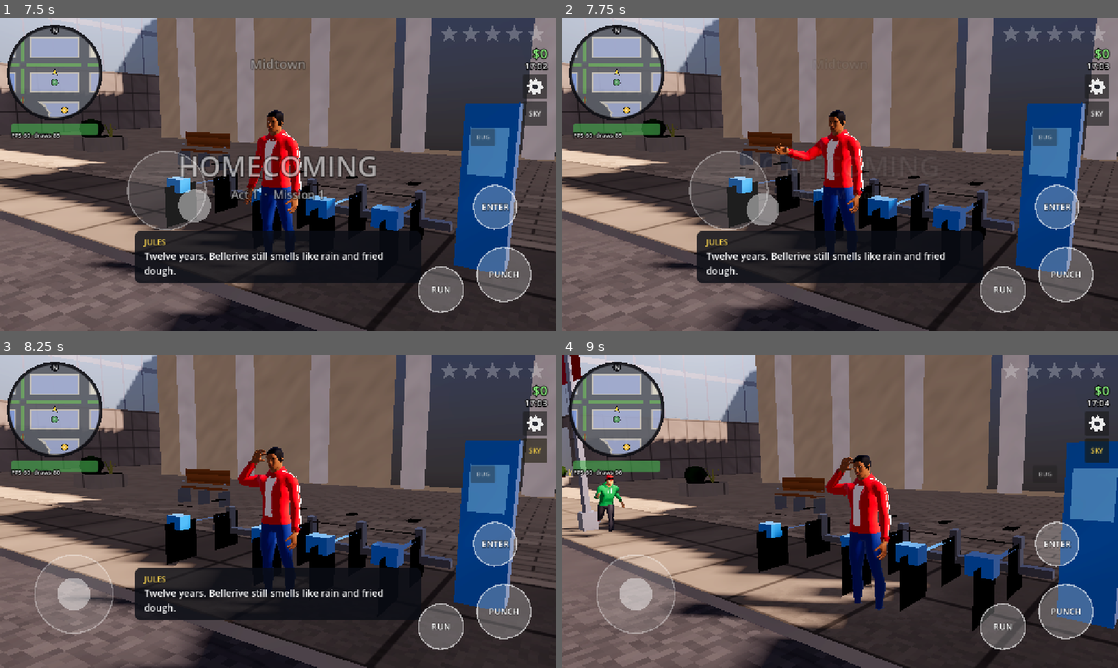
Above: before the commit, frames 1-4 (two rows, left to right).
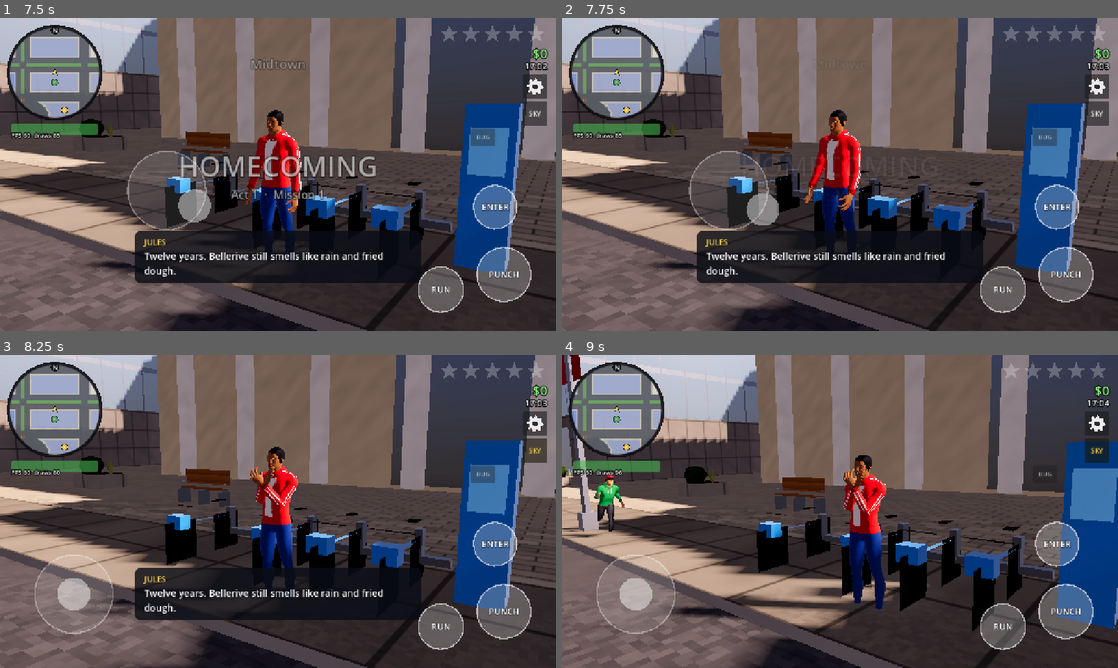
Above: after the commit, the same moments.

Repository: sachinpant3572/privateRepo
Game: Godot game, scene res://main.tscn
Same seed, same stepped clock (60 frames per second), same inputs: the game is played once before the commit and once after it.
Inputs (mouse positions are in pixels of both pictures, inside the frame that each line leads up to):
- Up to frame 1 (7.5 s): tap Enter at 0.5, 2, 3.5 s; drag from (55, 74) to (333, 105) at 0.52 s; tap Space (attack) at 1.25, 2.75, 4.25 s; drag from (278, 174) to (250, 237) at 1.27 s; move the mouse to (333, 105) at 2.02 s; hold D (move_right) 2.03-2.75 s; tap E (interact) at 2.1 s; drag from (250, 237) to (111, 127) at 2.77 s; move the mouse to (444, 221) at 3.52 s; hold A (move_left) 3.53-4.25 s; tap J at 3.6 s; drag from (111, 127) to (194, 96) at 4.27 s; move the mouse to (305, 174) at 5.02 s; hold S (move_down) 5.03-5.75 s; tap M at 5.1 s; click (305, 174) at 5.17 s; drag from (194, 96) to (166, 190) at 5.77 s; move the mouse to (400, 158) at 6.52 s; hold W (move_up) 6.53-7.25 s; tap P at 6.6 s; drag from (166, 190) to (250, 237) at 7.27 s
- Up to frame 2 (7.75 s): no input
- Up to frame 3 (8.25 s): move the mouse to (333, 442) at 8.02 s; hold S (move_down) from 8.03 s (still down); tap L at 8.1 s
- Up to frame 4 (9 s): release S (move_down) at 8.75 s; drag from (812, 574) to (673, 464) at 8.77 s

Frame 1 is identical in both runs. In frame 2, 1.0% of the frame differs, in the area x 38-55%, y 29-63%; in frame 3, 1.3%; in frame 4, 1.6%, in the area x 20-60%, y 32-84%.

Commit message:
Bellerive LV: small-lot guards (Deco hotel, low towers), SHOTS=lv district stops
Co-Authored-By: Claude Opus 5.5 <noreply@anthropic.com>
Claude-Session: https://claude.ai/code/session_01XUeimCS4fFEoMDQrXPwrRW

Diff:
--- a/game/scripts/city_cells.gd
+++ b/game/scripts/city_cells.gd
@@ -1162,7 +1162,11 @@
 			# lower apartment blocks stand behind.
 			var front := Vector2(ctx.frame.origin.x, ctx.frame.origin.z) + Vector2(ctx.frame.basis.z.x, ctx.frame.basis.z.z) * ctx.hz
 			var seaward := Vector2(-StreetPlan.GULF_DIR.y, StreetPlan.GULF_DIR.x)
-			if ctx.plan.sea_front(front) and Vector2(ctx.frame.basis.z.x, ctx.frame.basis.z.z).dot(seaward) > 0.5:
+			# A hotel needs a lot about 18 x 16 m or more (terrace, body, rooms).
+			var hotel := ctx.hx >= 9.0 and ctx.hz >= 8.0
+			if not hotel:
+				_downtown(ctx, lerpf(0.4, 0.8, low))
+			elif ctx.plan.sea_front(front) and Vector2(ctx.frame.basis.z.x, ctx.frame.basis.z.z).dot(seaward) > 0.5:
 				_kit(ctx, Civic, "deco_hotel", PLAZA, 1.0)
 			elif roll < 0.08:
 				_pocket_park(ctx)
@@ -1568,7 +1572,9 @@
 
 static func _tower(ctx: Ctx, pos: Vector3, w: float, d: float, h: float) -> void:
 	var local := _at(ctx, pos + Vector3(0, KERB, 0), PI)
-	Buildings.tower(ctx.mb, local, maxf(w, 8.0), maxf(d, 8.0), h, ctx.rng)
+	# At least the 4.6 m lobby and one glass storey: a low `tall` (0.4 in
+	# Calle Luna) rolled 4.4 m, a negative glass block.
+	Buildings.tower(ctx.mb, local, maxf(w, 8.0), maxf(d, 8.0), maxf(h, 8.0), ctx.rng)
 	_done(ctx, local)
 
 
--- a/game/scripts/kits/civic_kit.gd
+++ b/game/scripts/kits/civic_kit.gd
@@ -2203,7 +2203,7 @@
 	var floors := 3 if rng.randf() < 0.55 else 4
 	const FH := 3.2
 	var H := FH * floors + 0.8
-	var terrace := clampf(d * 0.25, 3.0, 6.0)
+	var terrace := clampf(d * 0.25, minf(3.0, d * 0.2), 6.0)
 	var hf := -d * 0.5 + terrace
 	var hb := d * 0.5 - 1.0
 	var hd := hb - hf
--- a/game/tests/screenshots.gd
+++ b/game/tests/screenshots.gd
@@ -120,6 +120,12 @@
 		# The same spots in the classic view and in perspective
 		# (HANDOFF-perspective-camera.md).
 		await _views(game)
+		get_tree().quit()
+		return
+	if OS.get_environment("SHOTS") == "lv":
+		# The Las Venturas-size growth (HANDOFF-bellerive-lv.md): Cable Hill,
+		# Jade Gate, Calle Luna, Brisa Beach and Ocean Drive, Morrow Point south.
+		await _lv(game)
 		get_tree().quit()
 		return
 	if OS.get_environment("SHOTS") == "roads":
@@ -773,6 +779,33 @@
 		game.camera.room_size = stop[2]
 		game.camera.snap()
 		await _frames(240)
+		await _shot(stop[0] + ".png")
+	game.camera.fixed_focus = null
+	game.camera.room_size = 0.0
+
+
+## The new districts of the Las Venturas-size growth, each printed with
+## the district the game finds there.
+func _lv(game) -> void:
+	var stops := [
+		["lv_1_cable_hill", Vector2(60, -380), 80.0],
+		["lv_2_jade_gate", Vector2(420, -330), 70.0],
+		["lv_3_calle_luna", Vector2(1700, 1000), 70.0],
+		["lv_4_brisa_beach", Vector2(1720, 1450), 80.0],
+		["lv_5_ocean_drive", Vector2(1900, 1510), 70.0],
+		["lv_6_morrow_point_south", Vector2(700, 1800), 90.0],
+	]
+	for stop in stops:
+		var at: Vector2 = stop[1]
+		var pos := Vector3(at.x, Terrain.height(at.x, at.y), at.y)
+		game.city.stream_now(pos)
+		game.player.global_position = pos
+		game.player.reset_physics_interpolation()
+		game.camera.fixed_focus = pos
+		game.camera.room_size = stop[2]
+		game.camera.snap()
+		await _frames(240)
+		print("district ", stop[0], " ", game.city.district_at(pos).get("name", "?"))
 		await _shot(stop[0] + ".png")
 	game.camera.fixed_focus = null
 	game.camera.room_size = 0.0
